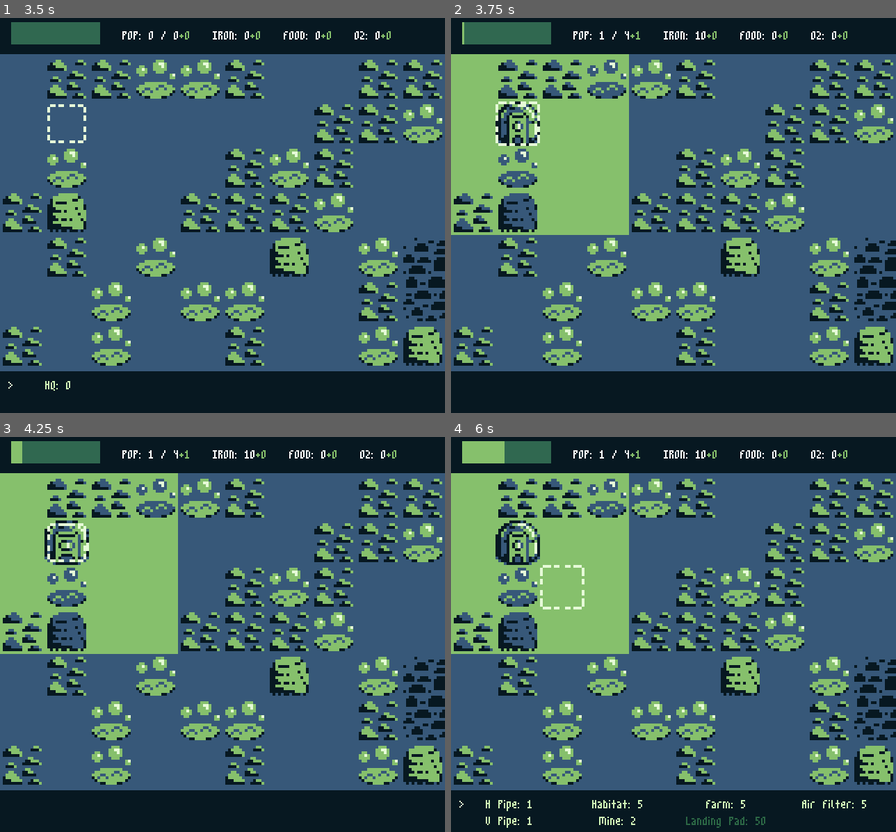
Above: before the commit, frames 1-4 (two rows, left to right).
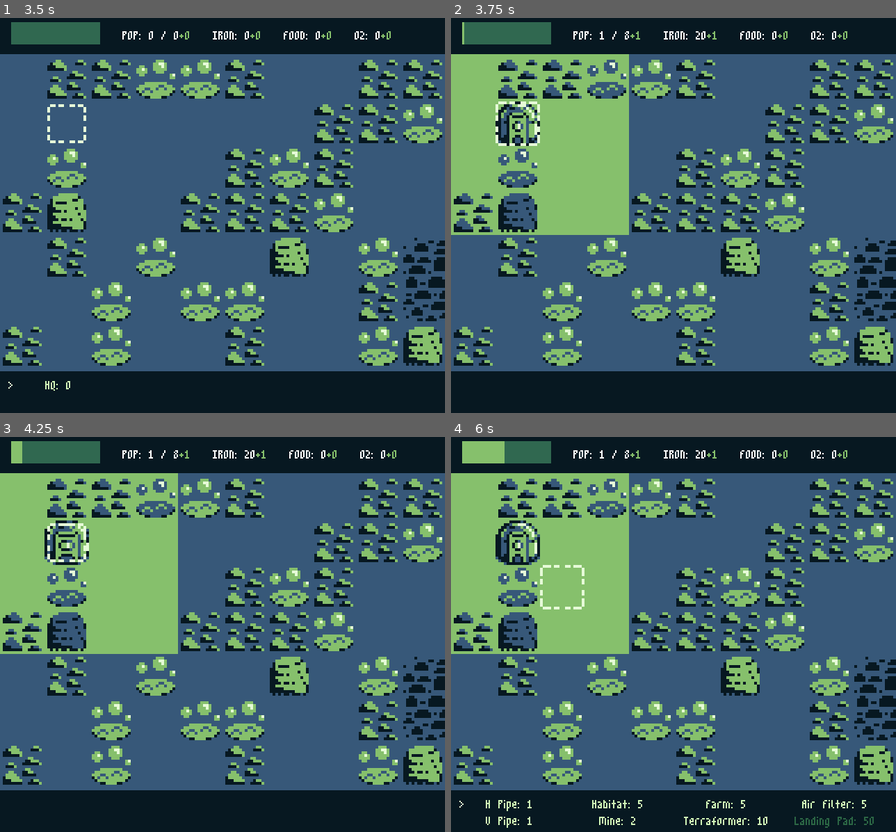
Above: after the commit, the same moments.

Repository: lrozanski/gb-jam-11_space
Game: Godot game, scene res://scenes/main.tscn
Two runs of this game, one before a commit and one after it. Both use one fixed random seed, a clock stepped at 60 frames per second and the inputs below.
Inputs:
- Up to frame 1 (3.5 s): hold D (Right) 0.53-1.28 s; tap C (Start) at 0.6, 1.55, 2.1, 2.75, 2.85 s; tap Enter at 1.25 s; hold S (Down) 1.28-2.03 s; tap Z (Confirm) at 1.35 s; hold D (Right) 2.03-2.78 s; hold W (Up) from 2.78 s (still down)
- Up to frame 2 (3.75 s): release W (Up) at 3.53 s; hold A (Left) from 3.53 s (still down); tap Z (Confirm) at 3.6 s
- Up to frame 3 (4.25 s): keep holding A (Left); tap C (Start) at 3.8 s
- Up to frame 4 (6 s): tap C (Start) at 4.35, 5.1 s; release A (Left) at 5.03 s; hold S (Down) 5.03-5.78 s; hold D (Right) from 5.78 s (still down); tap Z (Confirm) at 5.85 s

Frame 1 is identical in both runs. In frame 2, less than 0.1% of the frame differs, in the area x 39-60%, y 3-6%; in frame 3, less than 0.1%; in frame 4, 0.4%, in the area x 39-95%, y 3-99%.

Commit message:
Terraforming tiles; terraformer; fixing bugs

Diff:
--- a/buildings/Building.gd
+++ b/buildings/Building.gd
@@ -33,6 +33,7 @@
 	if is_hq:
 		disabled_overlay.stop()
 		disabled_overlay.visible = false
+		return
 
 
 func get_tile_position():
--- /dev/null
+++ b/buildings/Terraformer.gd
@@ -0,0 +1,51 @@
+extends "res://buildings/Building.gd"
+class_name Terraformer
+
+@onready var event_bus: EventBus = $"/root/Scene/%EventBus"
+
+
+func _ready():
+	connect("activated", _activated)
+	connect("deactivated", _deactivated)
+
+
+func _activated(_a, _b):
+	event_bus.register_action_per_tick(_terraform_random_tile)
+
+func _deactivated(_a, _b):
+	event_bus.deregister_action_per_tick(_terraform_random_tile)
+
+
+func _get_tiles_in_range():
+	var tile_position = get_tile_position()
+	var cells = map.get_surrounding_cells(tile_position)
+	var all_cells = {}
+
+	for cell in cells:
+		if map.get_cell_source_id(0, cell) == -1:
+			continue
+		all_cells[cell] = map.get_cell_tile_data(0, cell).get_custom_data("is_terraformed") as bool
+
+		for cell2 in map.get_surrounding_cells(cell):
+			if cell2 in all_cells:
+				continue
+			if map.get_cell_source_id(0, cell2) == -1:
+				continue
+			all_cells[cell2] = map.get_cell_tile_data(0, cell2).get_custom_data("is_terraformed") as bool
+
+	return all_cells.keys().filter(func(key): return !all_cells[key])
+
+
+func _distance_to(a: Vector2i, b: Vector2i):
+	return abs(a.x - b.x) + abs(a.y - b.y)
+
+
+func _terraform_random_tile():
+	var tile_position = get_tile_position()
+	var cells = _get_tiles_in_range()
+
+	if cells.size() == 0:
+		return
+
+	cells.sort_custom(func(a: Vector2i, b: Vector2i): return _distance_to(a, tile_position) < _distance_to(b, tile_position))
+	map.terraform_tile(cells[0])
--- a/buildings/mine.tscn
+++ b/buildings/mine.tscn
@@ -30,7 +30,7 @@
 "speed": 2.0
 }]
 
-[node name="Mine" type="StaticBody2D" groups=["animated", "buildings", "hq"]]
+[node name="Mine" type="StaticBody2D" groups=["animated", "buildings"]]
 position = Vector2(256, 256)
 collision_layer = 2
 collision_mask = 0
@@ -50,7 +50,6 @@
 [node name="AnimatedSprite2D" type="AnimatedSprite2D" parent="."]
 scale = Vector2(4, 4)
 sprite_frames = SubResource("SpriteFrames_60hop")
-autoplay = "default"
 frame = 1
 frame_progress = 0.902073
 centered = false
--- /dev/null
+++ b/buildings/terraformer.tscn
@@ -0,0 +1,55 @@
+[gd_scene load_steps=9 format=3 uid="uid://b2uhanuuabtwc"]
+
+[ext_resource type="Script" path="res://buildings/Terraformer.gd" id="1_3wr52"]
+[ext_resource type="Texture2D" uid="uid://dlk4fnp2mrauv" path="res://ui/icons/habitat.tres" id="2_frrum"]
+[ext_resource type="Texture2D" uid="uid://bpjt12e6kkfrc" path="res://map/tileset.png" id="3_g7iof"]
+[ext_resource type="PackedScene" uid="uid://o4w4y26br1nd" path="res://ui/disabled_overlay.tscn" id="4_h4t7r"]
+
+[sub_resource type="RectangleShape2D" id="RectangleShape2D_cds57"]
+size = Vector2(64, 64)
+
+[sub_resource type="AtlasTexture" id="AtlasTexture_q2pxl"]
+atlas = ExtResource("3_g7iof")
+region = Rect2(64, 48, 16, 16)
+
+[sub_resource type="AtlasTexture" id="AtlasTexture_3u26j"]
+atlas = ExtResource("3_g7iof")
+region = Rect2(80, 48, 16, 16)
+
+[sub_resource type="SpriteFrames" id="SpriteFrames_fl21a"]
+animations = [{
+"frames": [{
+"duration": 1.0,
+"texture": SubResource("AtlasTexture_q2pxl")
+}, {
+"duration": 1.0,
+"texture": SubResource("AtlasTexture_3u26j")
+}],
+"loop": true,
+"name": &"default",
+"speed": 2.0
+}]
+
+[node name="Terraformer" type="StaticBody2D" groups=["animated", "buildings"]]
+position = Vector2(256, 256)
+collision_layer = 2
+collision_mask = 0
+script = ExtResource("1_3wr52")
+building_type = "Terraformer"
+
+[node name="CollisionShape2D" type="CollisionShape2D" parent="."]
+position = Vector2(32, 32)
+shape = SubResource("RectangleShape2D_cds57")
+
+[node name="Sprite2D" type="Sprite2D" parent="."]
+visible = false
+scale = Vector2(4, 4)
+texture = ExtResource("2_frrum")
+centered = false
+
+[node name="AnimatedSprite2D" type="AnimatedSprite2D" parent="."]
+scale = Vector2(4, 4)
+sprite_frames = SubResource("SpriteFrames_fl21a")
+centered = false
+
+[node name="DisabledOverlay" parent="." instance=ExtResource("4_h4t7r")]
--- a/map/Buildings.gd
+++ b/map/Buildings.gd
@@ -10,6 +10,7 @@
 	"Farm": 5,
 	"Air Filter": 5,
 	"Mine": 2,
+	"Terraformer": 10,
 	"Landing Pad": 50,
 }
 
--- a/map/Map.gd
+++ b/map/Map.gd
@@ -15,8 +15,9 @@
 @export var habitat_scene: PackedScene = preload("res://buildings/habitat.tscn")
 @export var farm_scene: PackedScene = preload("res://buildings/farm.tscn")
 @export var air_filter_scene: PackedScene = preload("res://buildings/air_filter.tscn")
+@export var mine_scene: PackedScene = preload("res://buildings/mine.tscn")
+@export var terraformer_scene: PackedScene = preload("res://buildings/terraformer.tscn")
 @export var landing_pad_scene: PackedScene = preload("res://buildings/landing_pad.tscn")
-@export var mine_scene: PackedScene = preload("res://buildings/mine.tscn")
 
 @export_category("Map Generation")
 @export var noise: FastNoiseLite
@@ -103,12 +104,16 @@
 			var instance = air_filter_scene.instantiate() as Node2D
 			instance.global_position = cursor.global_position
 			buildings.add_child(instance)
-		"Landing Pad":
-			var instance = landing_pad_scene.instantiate() as Node2D
+		"Mine":
+			var instance = mine_scene.instantiate() as Node2D
 			instance.global_position = cursor.global_position
 			buildings.add_child(instance)
-		"Mine":
-			var instance = mine_scene.instantiate() as Node2D
+		"Terraformer":
+			var instance = terraformer_scene.instantiate() as Terraformer
+			instance.global_position = cursor.global_position
+			buildings.add_child(instance)
+		"Landing Pad":
+			var instance = landing_pad_scene.instantiate() as LandingPad
 			instance.global_position = cursor.global_position
 			buildings.add_child(instance)
 
@@ -164,7 +169,7 @@
 		set_cell(0, tile_position + Vector2i(1, 1), 0, patch_pattern[3])
 
 
-func _terraform_tile(tile_position: Vector2i):
+func terraform_tile(tile_position: Vector2i):
 	var tile_source_id = get_cell_source_id(0, tile_position)
 	if tile_source_id == -1:
 		return
@@ -189,4 +194,4 @@
 				continue
 
 			var new_tile_position = tile_position + Vector2i(x, y)
-			_terraform_tile(new_tile_position)
+			terraform_tile(new_tile_position)
--- a/resources/ResourceManager.gd
+++ b/resources/ResourceManager.gd
@@ -60,9 +60,10 @@
 
 func _on_hq_placed():
 	POPULATION = 1
-	MAX_POPULATION = 4
+	MAX_POPULATION = 8
 	POPULATION_PER_TICK = 1
-	IRON = 10
+	IRON = 20
+	IRON_PER_TICK = 1
 
 	_update_resource_ui()
 	population_changed.emit()
--- a/ui/building_panel.tscn
+++ b/ui/building_panel.tscn
@@ -40,6 +40,11 @@
 layout_mode = 2
 text = "Mine"
 
+[node name="Terraformer" parent="." instance=ExtResource("2_bbpak")]
+visible = false
+layout_mode = 2
+text = "Terraformer"
+
 [node name="Landing Pad" parent="." instance=ExtResource("2_bbpak")]
 visible = false
 layout_mode = 2
